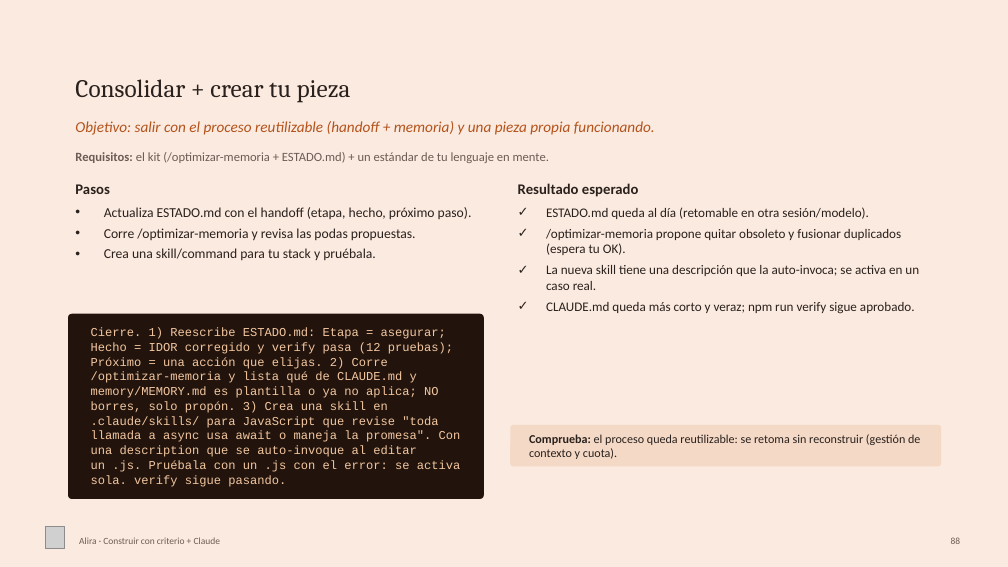
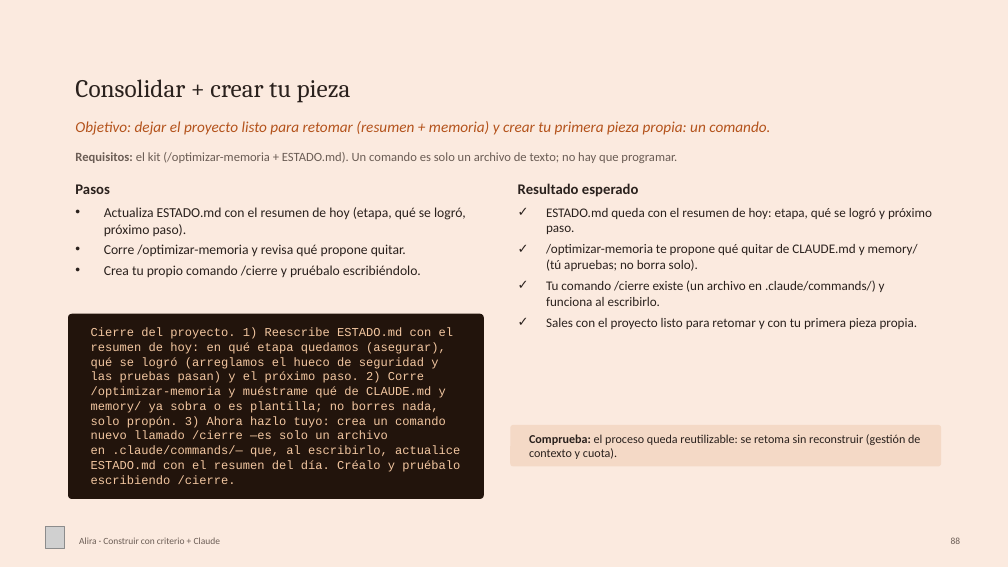
Before and after one commit to claudiodpg/taller-claude-cotizaciones, a slide deck: slide 88 of Taller-Claude-Yuri.pptx. Drawn at 1008x567 pixels with LibreOffice and Linux fonts; fonts in the diff are those of the drawing; grey boxes stand for pictures. Boxes give left, top, right and bottom in pixels: in the first picture for what was removed or moved away, otherwise in the second. Text is boxed around its words. In the diff, an @@ line names an element or a change of style, - is before the commit and + after.

Commit message:
docs: presentación — lámina 88 (Consolidar) con prompt entendible para no técnicos (comando /cierre) y resultado simplificado

```diff
--- a/Taller-Claude-Yuri.pptx
+++ b/Taller-Claude-Yuri.pptx
@@ text at (75, 121, 770, 135): text changed @@
-Objetivo: salir con el proceso reutilizable (handoff + memoria) y una pieza propia funcionando.
+Objetivo: dejar el proyecto listo para retomar (resumen + memoria) y crear tu primera pieza propia: un comando.
@@ text at (75, 152, 677, 163): text changed @@
-Requisitos: el kit (/optimizar-memoria + ESTADO.md) + un estándar de tu lenguaje en mente.
+Requisitos: el kit (/optimizar-memoria + ESTADO.md). Un comando es solo un archivo de texto; no hay que programar.
@@ text at (104, 207, 466, 278): text changed @@
-• Actualiza ESTADO.md con el handoff (etapa, hecho, próximo paso).
-• Corre /optimizar-memoria y revisa las podas propuestas.
-• Crea una skill/command para tu stack y pruébala.
+• Actualiza ESTADO.md con el resumen de hoy (etapa, qué se logró, próximo paso).
+• Corre /optimizar-memoria y revisa qué propone quitar.
+• Crea tu propio comando /cierre y pruébalo escribiéndolo.
@@ text at (546, 208, 932, 329): text changed @@
-✓ ESTADO.md queda al día (retomable en otra sesión/modelo).
-✓ /optimizar-memoria propone quitar obsoleto y fusionar duplicados (espera tu OK).
-✓ La nueva skill tiene una descripción que la auto-invoca; se activa en un caso real.
-✓ CLAUDE.md queda más corto y veraz; npm run verify sigue aprobado.
+✓ ESTADO.md queda con el resumen de hoy: etapa, qué se logró y próximo paso.
+✓ /optimizar-memoria te propone qué quitar de CLAUDE.md y memory/ (tú apruebas; no borra solo).
+✓ Tu comando /cierre existe (un archivo en .claude/commands/) y funciona al escribirlo.
+✓ Sales con el proyecto listo para retomar y con tu primera pieza propia.
@@ text at (91, 328, 460, 484): text changed @@
-Cierre. 1) Reescribe ESTADO.md: Etapa = asegurar; Hecho = IDOR corregido y verify pasa (12 pruebas); Próximo = una acción que elijas. 2) Corre /optimizar-memoria y lista qué de CLAUDE.md y memory/MEMORY.md es plantilla o ya no aplica; NO borres, solo propón. 3) Crea una skill en .claude/skills/ para JavaScript que revise "toda llamada a async usa await o maneja la promesa". Con una description que se auto-invoque al editar un .js. Pruébala con un .js con el error: se activa sola. verify sigue pasando.
+Cierre del proyecto. 1) Reescribe ESTADO.md con el resumen de hoy: en qué etapa quedamos (asegurar), qué se logró (arreglamos el hueco de seguridad y las pruebas pasan) y el próximo paso. 2) Corre /optimizar-memoria y muéstrame qué de CLAUDE.md y memory/ ya sobra o es plantilla; no borres nada, solo propón. 3) Ahora hazlo tuyo: crea un comando nuevo llamado /cierre —es solo un archivo en .claude/commands/— que, al escribirlo, actualice ESTADO.md con el resumen del día. Créalo y pruébalo escribiendo /cierre.
```
